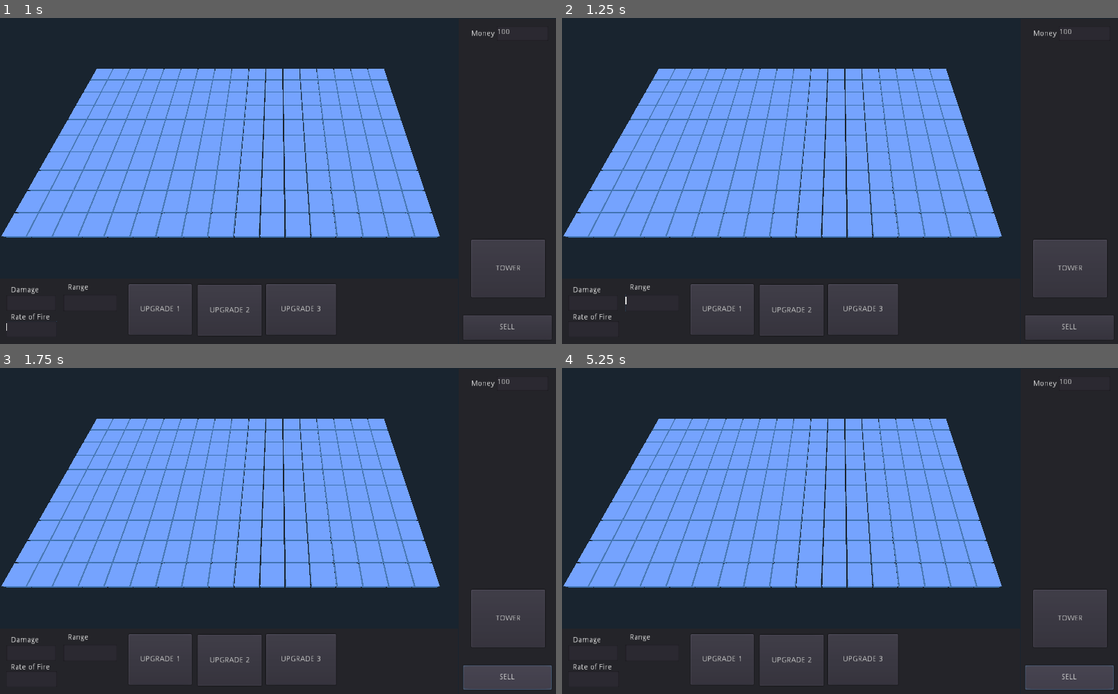
Above: before the commit, frames 1-4 (two rows, left to right).
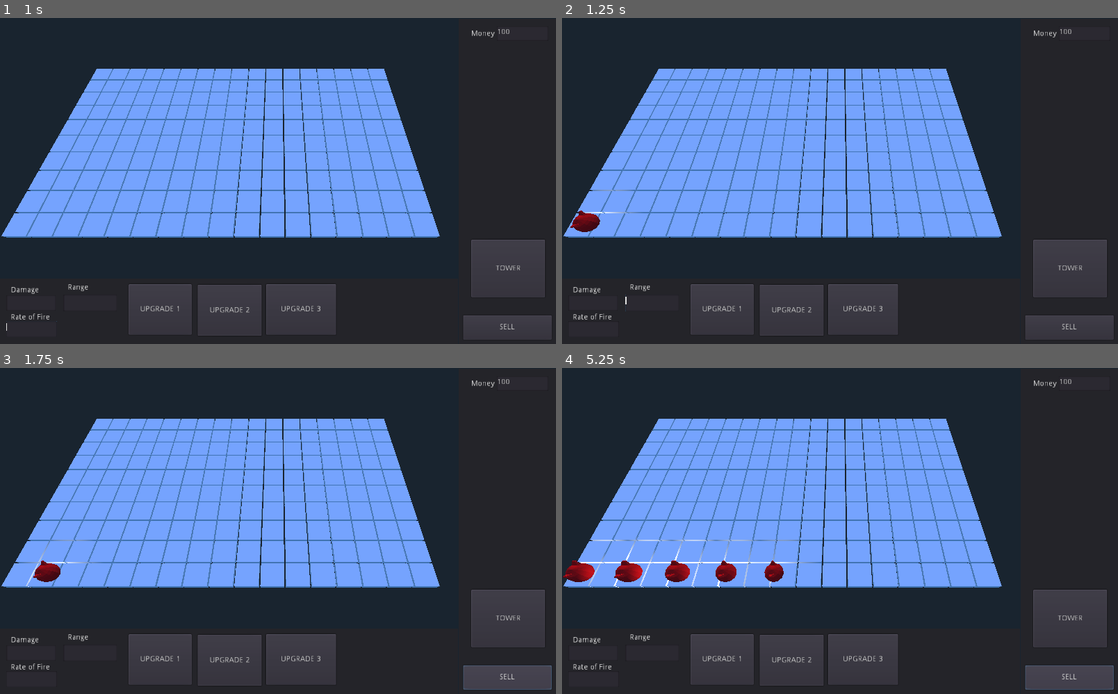
Above: after the commit, the same moments.

Repository: liampward/GodotTD
Game: Godot game, scene res://Scenes/Root.tscn
Same seed, same stepped clock (60 frames per second), same inputs: the game is played once before the commit and once after it.
Inputs (mouse positions are in pixels of both pictures, inside the frame that each line leads up to):
- Up to frame 1 (1 s): click (33, 301) at 0.52 s; type "12" at 0.6 s; click (33, 330) at 0.75 s; type "12" at 0.83 s; click (88, 301) at 0.98 s
- Up to frame 2 (1.25 s): type "12" at 1.07 s
- Up to frame 3 (1.75 s): click "SELL" at 1.25 s
- Up to frame 4 (5.25 s): click "TOWER" at 2 s; click "UPGRADE 1" at 2.75 s; click "UPGRADE 2" at 3.5 s; click "UPGRADE 3" at 4.25 s; click "SELL" at 5 s

Frame 1 is identical in both runs. In frame 2, 0.3% of the frame differs, in the area x 1-14%, y 52-66%; in frame 3, 0.3%; in frame 4, 1.6%, in the area x 0-46%, y 52-68%.
Error in both runs: Invalid get index 'tower' (on base: 'Nil'). (res://Scripts/Sell)

Commit message:
fixed duplicate nodes
broke spawning but that's being worked on

Diff:
--- a/Scenes/Root.tscn
+++ b/Scenes/Root.tscn
@@ -16,31 +16,18 @@
 
 [node name="main panel" parent="." index="1" instance=ExtResource( 3 )]
 
-[node name="main panel" parent="." index="2" instance=ExtResource( 3 )]
-
-[node name="EnemySpawner" type="Spatial" parent="." index="3"]
+[node name="EnemySpawner" type="Spatial" parent="." index="2"]
 
 script = ExtResource( 4 )
 
-[node name="EnemyTimer" type="Timer" parent="." index="4"]
-
-process_mode = 1
-wait_time = 10.0
-one_shot = false
-autostart = true
-
-[node name="EnemySpawner" type="Spatial" parent="." index="5"]
-
-script = ExtResource( 4 )
-
-[node name="EnemyTimer" type="Timer" parent="." index="6"]
+[node name="EnemyTimer" type="Timer" parent="." index="3"]
 
 process_mode = 1
 wait_time = 1.04
 one_shot = false
 autostart = true
 
-[node name="CameraPivot" type="Position3D" parent="." index="7"]
+[node name="CameraPivot" type="Position3D" parent="." index="4"]
 
 transform = Transform( 1, 0, 0, 0, 1, 0, 0, 0, 1, 19.9554, 0, -10.3497 )
 
--- a/Scripts/Enemy Spawner.gd
+++ b/Scripts/Enemy Spawner.gd
@@ -7,29 +7,28 @@
 var Enemy
 
 func _ready():
-	# Called when the node is added to the scene for the first time.
-	# Initialization here
-	Root_Node = get_tree().get_root().get_node("Root")
-	Board_Node = Root_Node.get_node("Board")
-	Enemy_Timer = Root_Node.get_node("EnemyTimer")
-	Enemy = load("res://Scenes/Enemy.tscn")
+    # Called when the node is added to the scene for the first time.
+    # Initialization here
+    Root_Node = get_tree().get_root().get_node("Root")
+    Board_Node = Root_Node.get_node("Board")
+    Enemy = load("res://Scenes/Enemy.tscn")
 
 func _process(delta):
-	# Called every frame. Delta is time since last frame.
-	# Update game logic here.
-	pass
+    # Called every frame. Delta is time since last frame.
+    # Update game logic here.
+    pass
 
 func Spawn():
-	var Clone = Enemy.instance()
-	Root_Node.add_child(Clone)
-	var size = Board_Node.board_size
-	Clone.set_translation(Vector3(0, 0, 0))
-	Board_Node.ignore_list.append(Clone.get_node("Area"))
+    var Clone = Enemy.instance()
+    Root_Node.add_child(Clone)
+    var size = Board_Node.board_size
+    Clone.set_translation(Vector3(0, 0, 0))
+    Board_Node.ignore_list.append(Clone.get_node("Area"))
 
 func SpawnWave(T):
-	for i in range(0,T):
-		Spawn()
-		yield(get_tree().create_timer(1.0), "timeout")
+    for i in range(0,T):
+        Spawn()
+        yield(get_tree().create_timer(1.0), "timeout")
 
 func _on_EnemyTimer_timeout():
-	self.SpawnWave(3)
+    self.SpawnWave(3)
